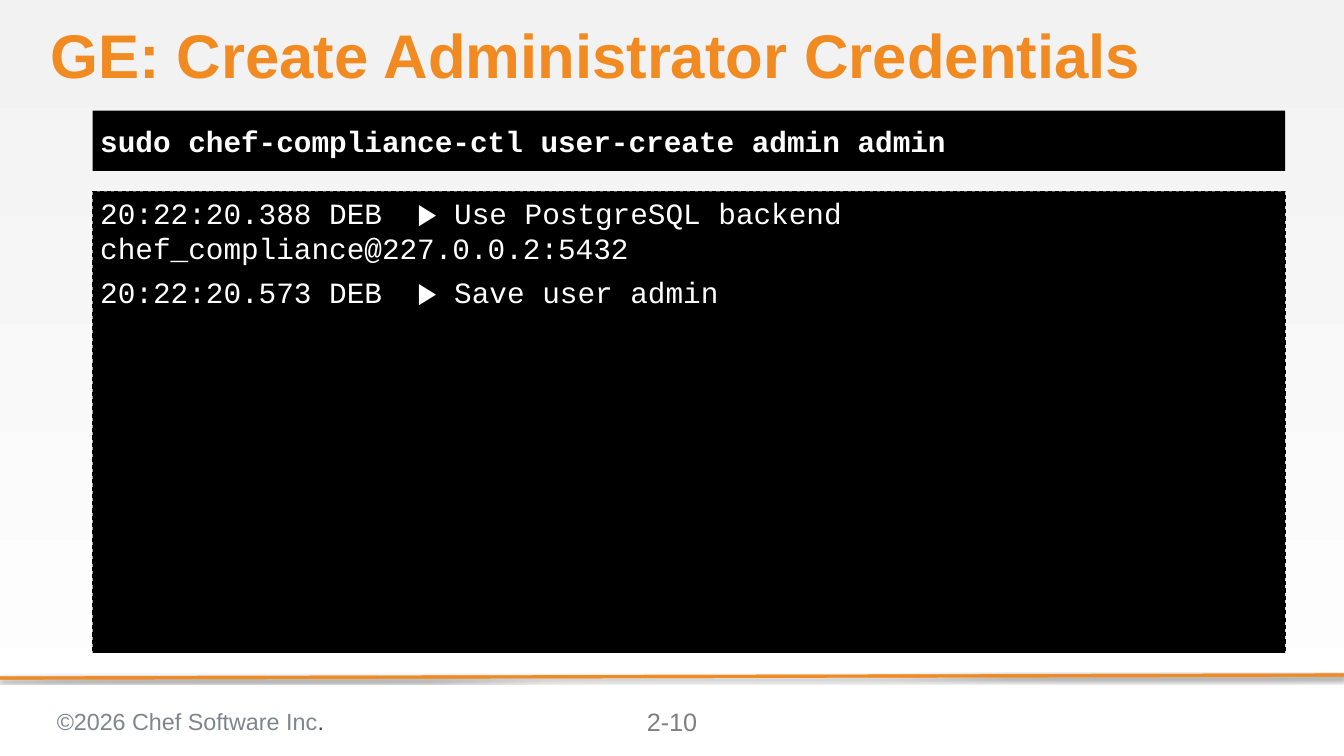
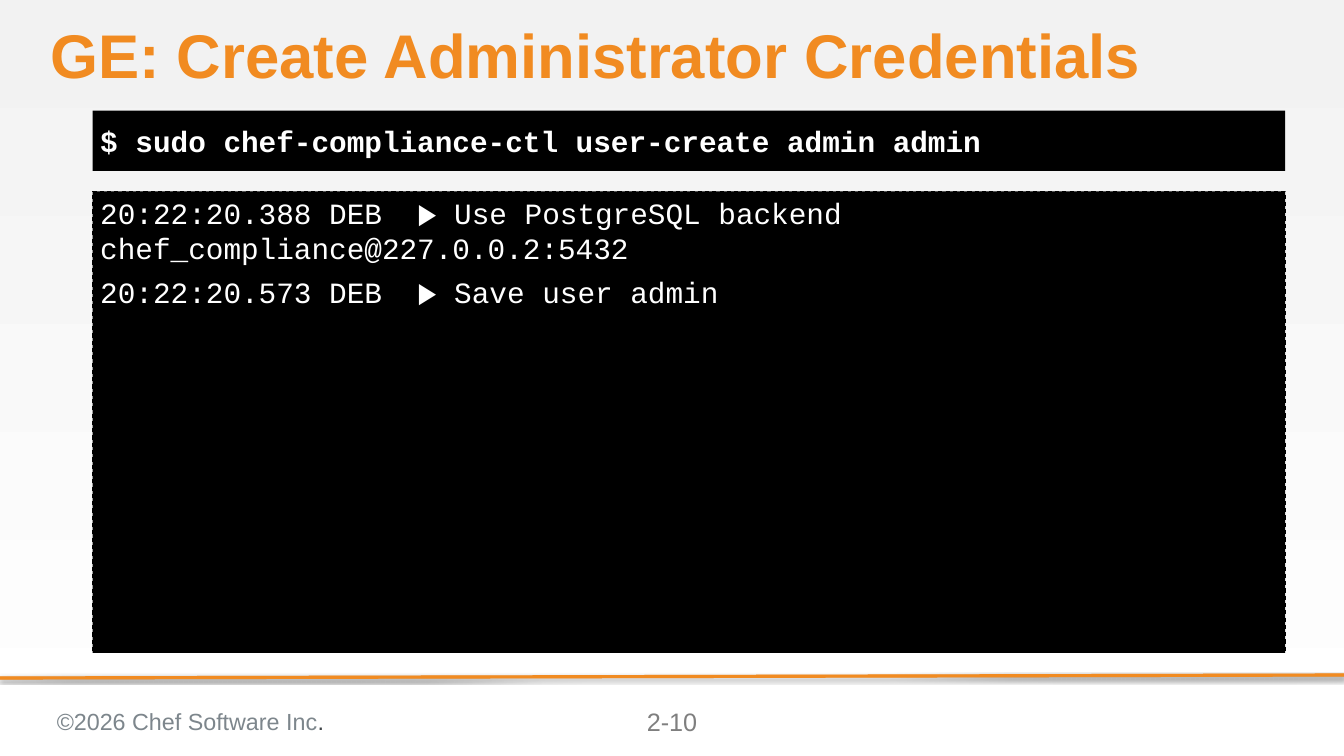
Before and after one commit to bchamby/chef-compliance-installation-configuration-operation, a slide deck: slide 10 of 02-Install.pptx. Drawn at 1344x756 pixels with LibreOffice and Linux fonts; fonts in the diff are those of the drawing; background and template pictures are left out. Boxes give left, top, right and bottom in pixels: in the first picture for what was removed or moved away, otherwise in the second. Text is boxed around its words. In the diff, an @@ line names an element or a change of style, - is before the commit and + after.

```diff
--- a/02-Install.pptx
+++ b/02-Install.pptx
@@ text at (135,131,981,158): text changed @@
-sudo chef-compliance-ctl user-create admin admin
+$ sudo chef-compliance-ctl user-create admin admin
```
Also in this commit, not shown: 2 other slides changed, 1 other file.
